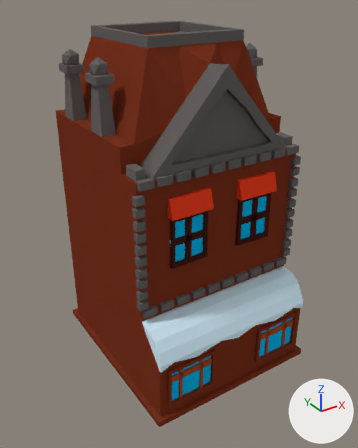
Before and after pictures for a commit that changed the Blender file TheOvercoat/Assets/Models(blend)/Yapılar/BasicBuildings/building01/b01.blend.
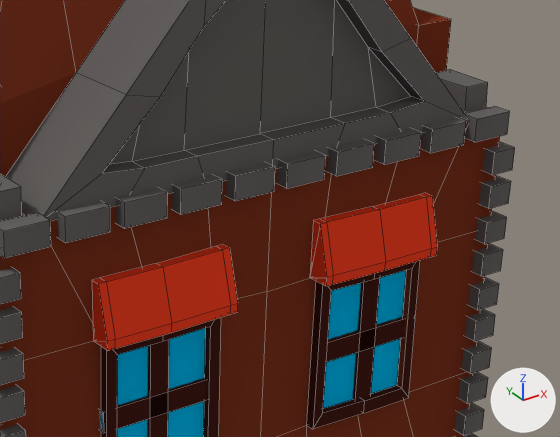
The first picture shows the older version from a 50 mm camera at (-12.9, -20.3, 17.2) aimed at (-0.3, -1.1, 5.6). The close-ups show both versions on the part from 39% to 88% of the width and 25% to 55% of the height of that picture. Every picture has the same lights, and +X, +Y and +Z are marked at lower right. The close-ups show mesh edges as thin lines.
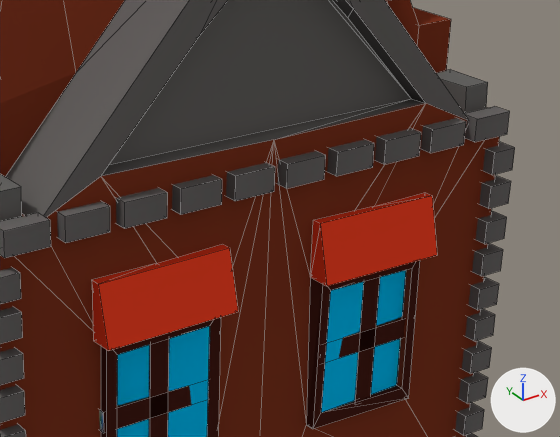
Location of each change, [x1, y1, x2, y2] in pixels of the close-ups (560 x 437 px):
'Cube', modifiers changed
    both: [0, 0, 515, 437]

What the commit changed:
Object 'Cube' (ob_cube) has a DECIMATE modifier named 'Decimate'.
On modifier 'Decimate' of object 'Cube' (ob_cube), ratio goes from 0.718 to 0.542.
